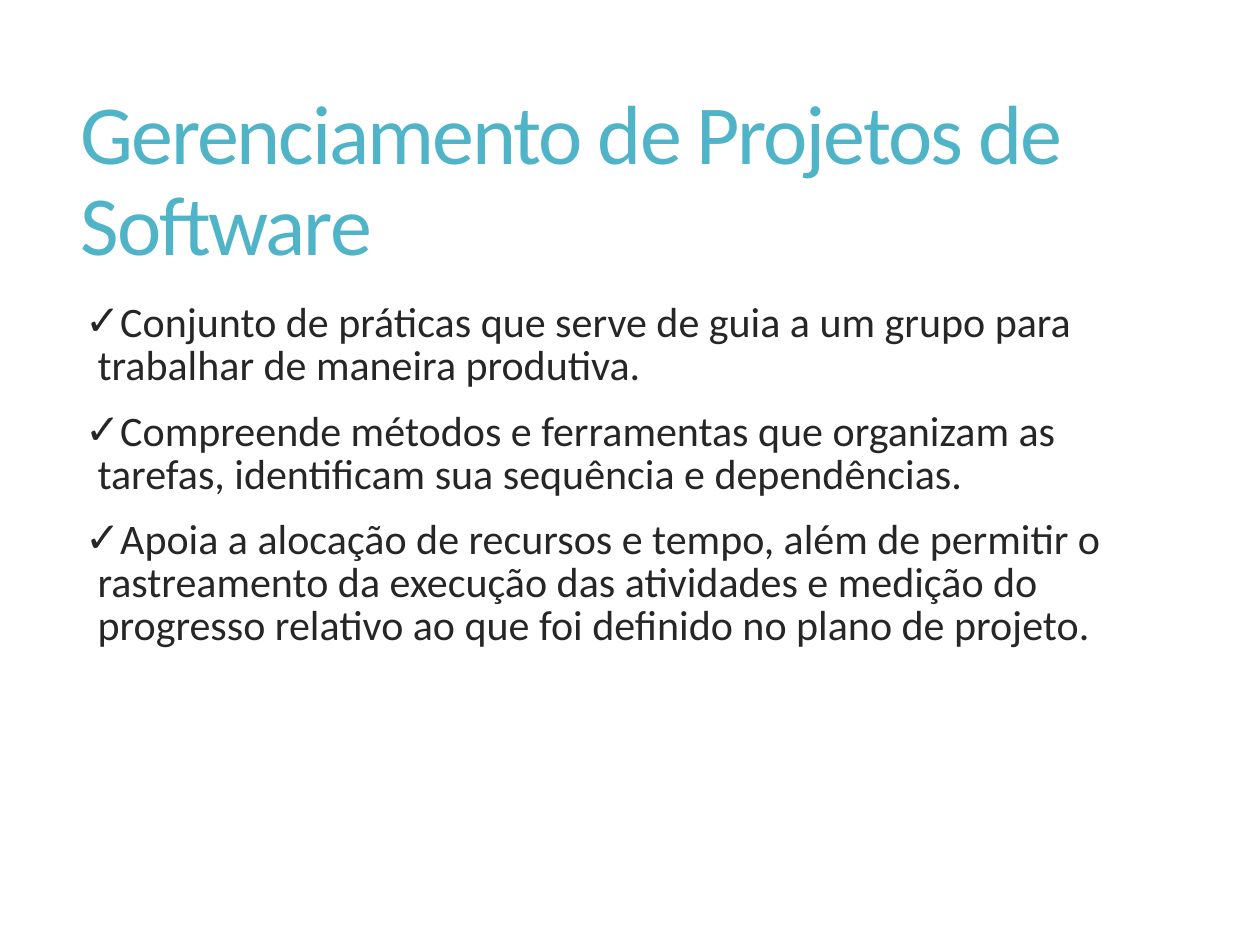
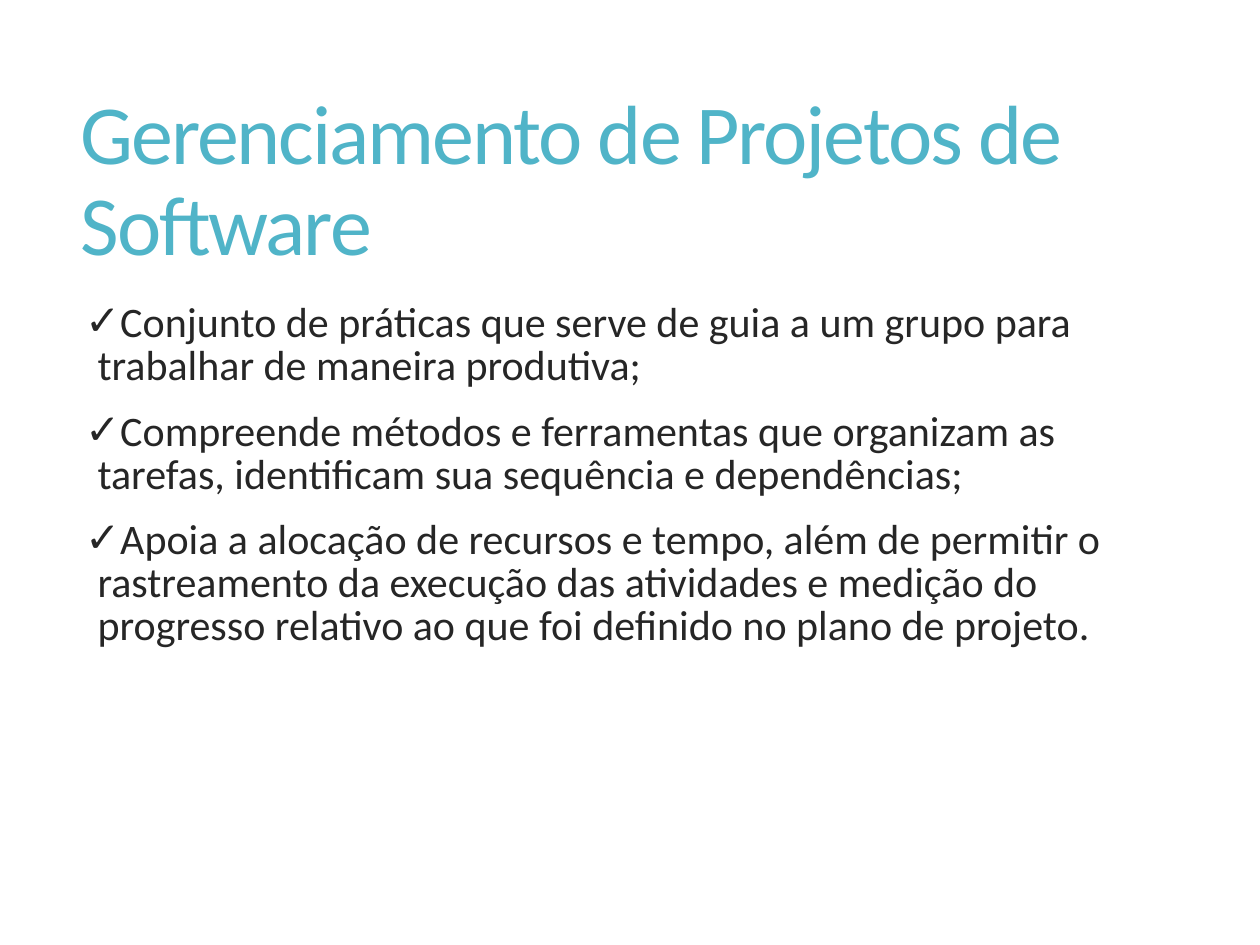
Before and after one commit to Elton-Garbin/TCC-2016, a slide deck: slide 4 of StartIdea/StartIdea.Docs/Apresentacao.pptx (slide 5 before the commit). Drawn at 1260x945 pixels with LibreOffice and Linux fonts; fonts in the diff are those of the drawing. Boxes give left, top, right and bottom in pixels: in the first picture for what was removed or moved away, otherwise in the second. Text is boxed around its words. In the diff, an @@ line names an element or a change of style, - is before the commit and + after.

```diff
--- a/StartIdea/StartIdea.Docs/Apresentacao.pptx
+++ b/StartIdea/StartIdea.Docs/Apresentacao.pptx
@@ text at box(98, 308, 1071, 496): text changed @@
-✓ Conjunto de práticas que serve de guia a um grupo para trabalhar de maneira produtiva.
-✓ Compreende métodos e ferramentas que organizam as tarefas, identificam sua sequência e dependências.
+✓ Conjunto de práticas que serve de guia a um grupo para trabalhar de maneira produtiva;
+✓ Compreende métodos e ferramentas que organizam as tarefas, identificam sua sequência e dependências;
```
Also in this commit, not shown: 10 other slides changed, 2 slides added, 1 slide removed.
